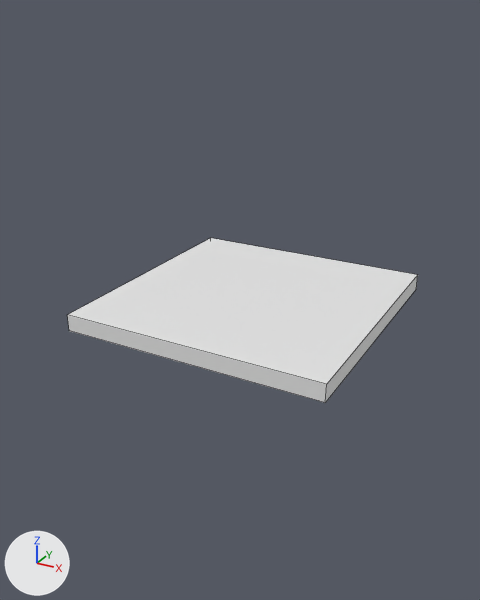
Renders of the Blender file Chair.blend from each side of a commit.
One viewpoint serves both versions: a 50 mm camera at (2.19, -4.22, 2.09) aimed at (-0.08, -0.1, 0.03). Lighting does not change. The marker at lower left points along +X, +Y and +Z. The first picture is the older version. Mesh edges are drawn as thin lines.
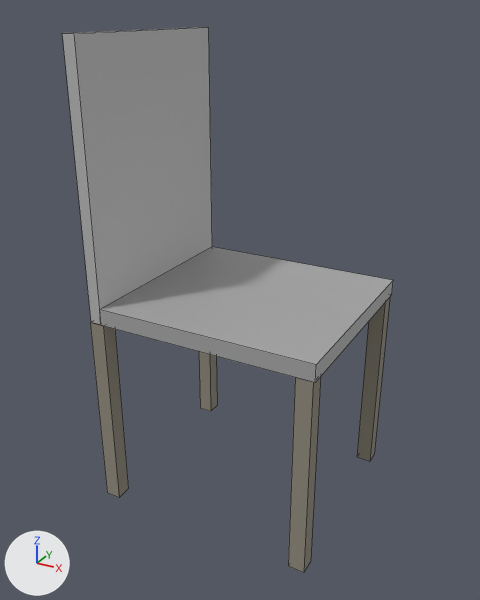
Location of each change, (x1, y1, x2, y2) in pixels of the pictures (480 x 600 px):
'Cube.001', added
    after: (62, 27, 212, 325)
'Cube', recoloured, moved, rescaled (white to grey, 16% narrower, 17% shorter)
    before: (67, 238, 418, 403)
    after: (100, 247, 393, 383)
'Cube.002', added
    after: (90, 297, 390, 573)

The edits, one by one:
Material 'Material' (mat_material) changes colour from white #e7e7e7 to grey #a7a7a7; in linear values from (0.8, 0.8, 0.8) to (0.385, 0.385, 0.385).
Material 'Material.002' (mat_material_002) is new.
Its base color is (0.286, 0.261, 0.208) (grey #928c7e).
Its roughness is 1.0.
Material 'Material.001' (mat_material_001) is new.
Its base color is (0.484, 0.484, 0.484) (grey #b9b9b9).
Mesh me_cube_002 is new.
It consists of a box spanning x -1.0..1.0, y -1.0..1.0, z -1.0..0.5; a box spanning x -28.0..-26.0, y 22.8..24.8, z -1.0..0.5; a box spanning x -1.0..1.0, y 22.8..24.8, z -1.0..0.5; a box spanning x -28.0..-26.0, y -0.9..1.1, z -1.0..0.5.
It uses material mat_material_002 (grey #928c7e).
Mesh me_cube_001 is new.
It is a box spanning x -1.0..1.0, y -1.0..1.0, z -1.0..1.0.
It uses material mat_material_001 (grey #b9b9b9).
Object 'Cube' (ob_cube) moves from (0.0, 0.0, 0.0) to (0.0, -0.015, 0.0).
Object 'Cube' (ob_cube) is rescaled from (1.0, 1.0, -0.0642) to (0.857, 0.8, -0.0642).
Object 'Cube.002' (ob_cube_002) is new; it shows me_cube_002.
Its location is (-0.898, 0.73, -1.158).
Its scale is (-0.0622, -0.0622, -1.09).
Object 'Cube.001' (ob_cube_001) is new; it shows me_cube_001.
Its location is (-0.904, -0.014, 0.942).
Its scale is (0.049, 0.8, 1.0).
